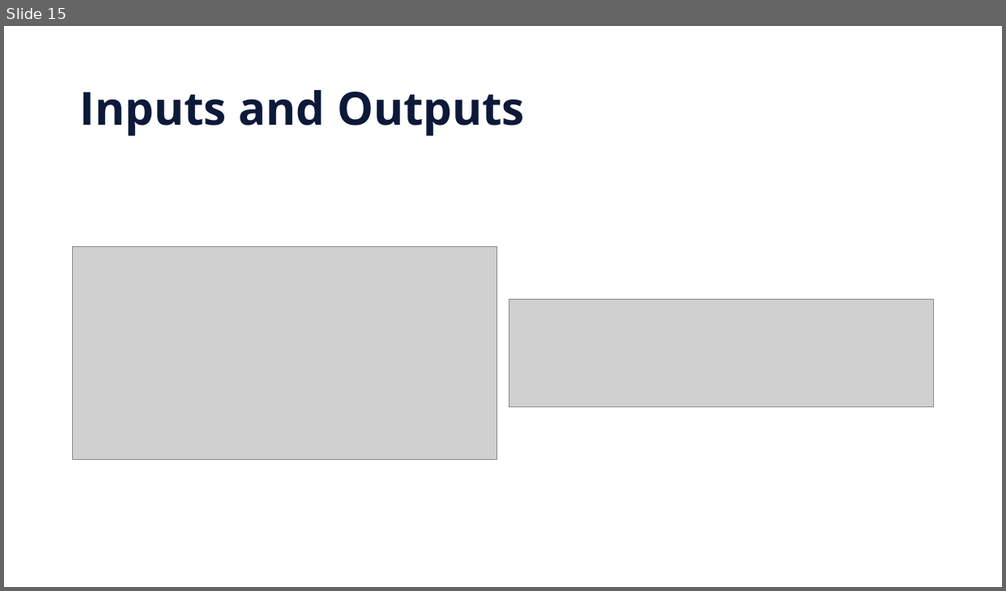
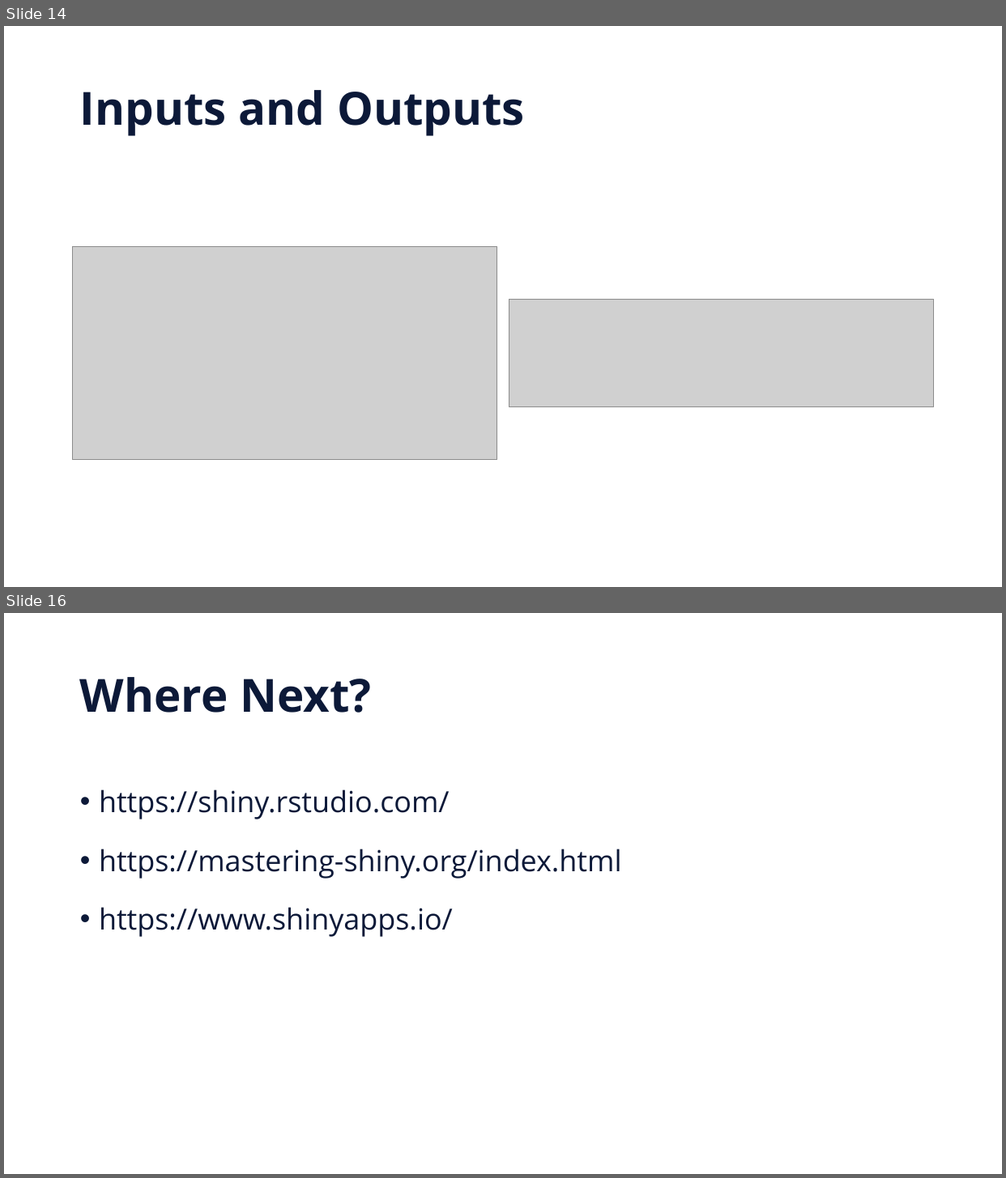
Before and after one commit to russey/interactive_vis, a slide deck: Interactive Visualisation.pptx. Shown one above the other, each under a label of ours: slide 15 before the commit, slides 14 and 16 after it; the slides between them are not shown. The pictures are 1006x591 and 1006x1178 pixels, drawn with LibreOffice and Linux fonts; fonts in the diff are those of the drawing; grey boxes stand for pictures; background and template pictures are left out. Boxes give left, top, right and bottom in pixels: in the first picture for what was removed or moved away, otherwise in the second. Text is boxed around its words. In the diff, an @@ line names an element or a change of style, - is before the commit and + after.

```diff
--- a/Interactive Visualisation.pptx
+++ b/Interactive Visualisation.pptx
@@ slide 16 added at box(4, 613, 1002, 1174), background #FFFFFF @@
@@ title added at box(80, 677, 371, 713), 44 pt, text #0C1938, bold @@
+Where Next?
@@ text added at box(99, 790, 622, 937), 28 pt, text #0C1938 @@
+• https://shiny.rstudio.com/
+• https://mastering-shiny.org/index.html
+• https://www.shinyapps.io/
@@ what was slide 15 is now slide 14 @@
```
Also in this commit, not shown: 8 slides changed, 2 other slides added, 6 slides removed.
